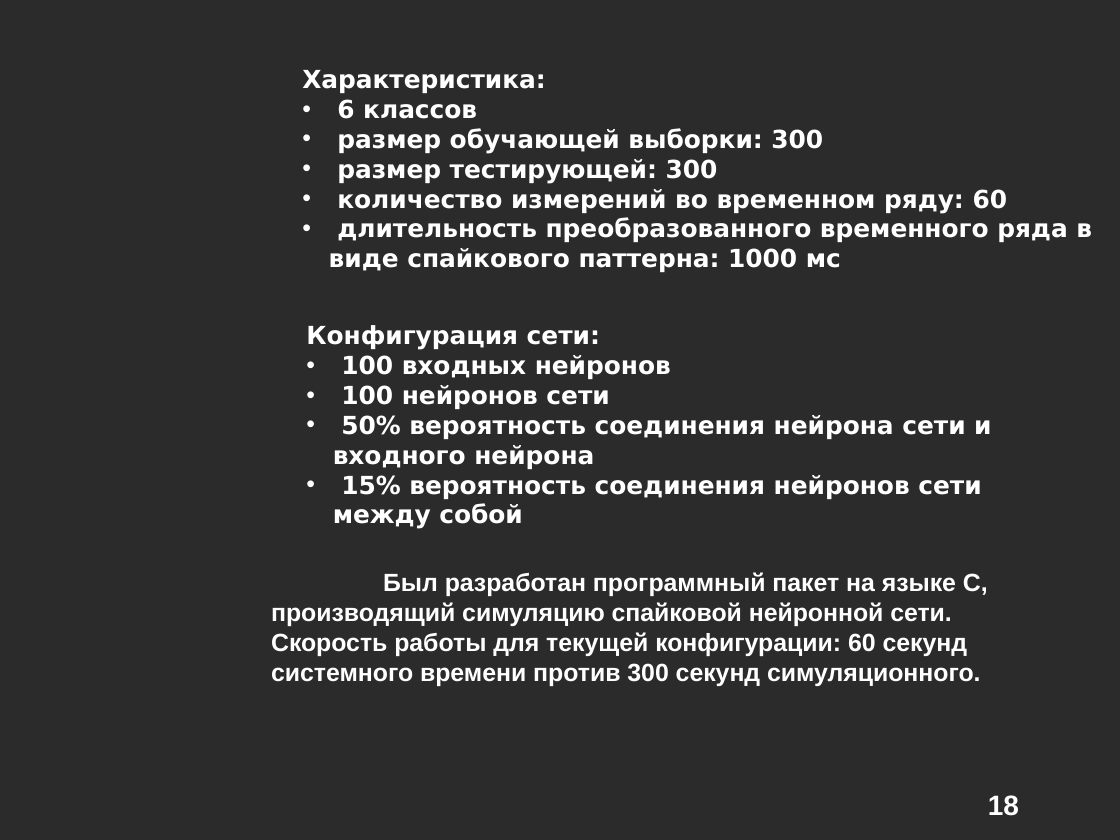
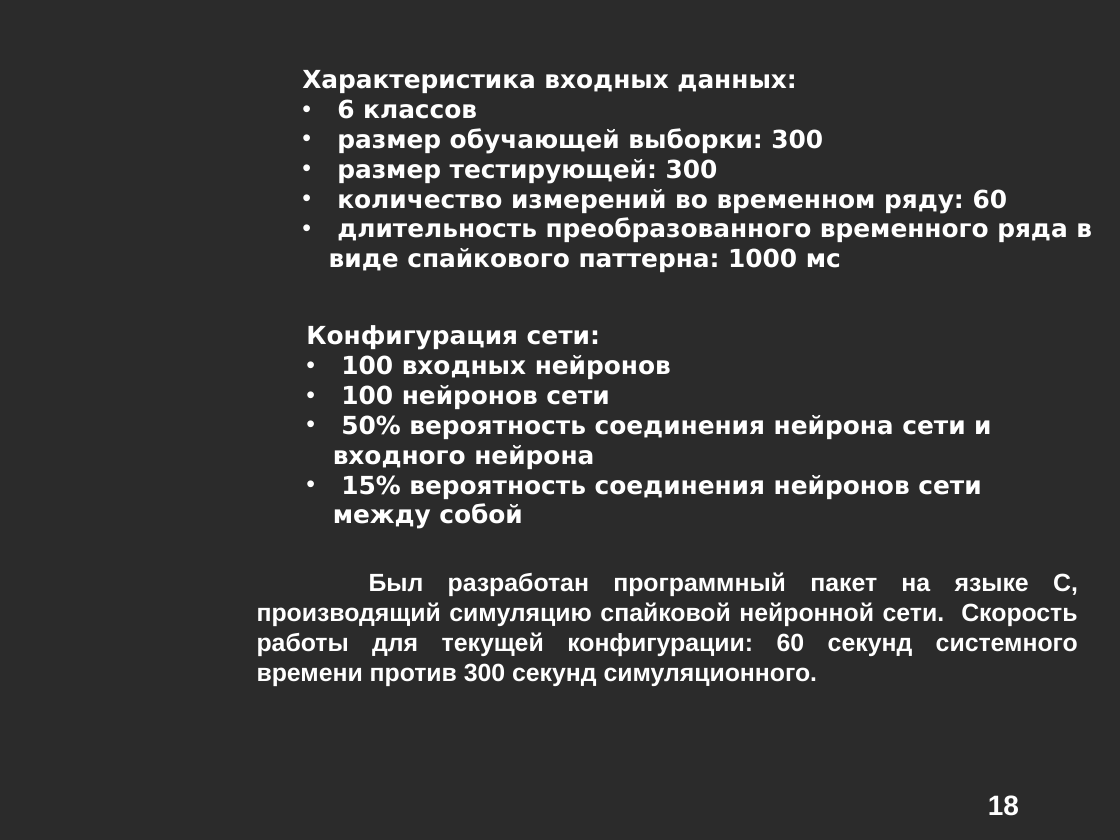
Before and after one commit to alexeyche/alexeyche-junk, a slide deck: slide 18 of cns/doc/conf.ppt. Drawn at 1120x840 pixels with LibreOffice and Linux fonts; fonts in the diff are those of the drawing; background and template pictures are left out; a plain dark background stands for a picture behind light text. Boxes give left, top, right and bottom in pixels: in the first picture for what was removed or moved away, otherwise in the second. Text is boxed around its words. In the diff, an @@ line names an element or a change of style, - is before the commit and + after.

```diff
--- a/cns/doc/conf.ppt
+++ b/cns/doc/conf.ppt
@@ text at [302, 70, 796, 93]: text changed @@
-Характеристика:
+Характеристика входных данных:
@@ text "Был разработан программный пакет на ...": place and size @@
-text "Был разработан программный пакет на ..." at [271, 572, 988, 686]
+text "Был разработан программный пакет на ..." at [257, 572, 1078, 686]
@@ text "Был разработан программный пакет на ..." at [257, 572, 1078, 686]: alignment left to justified; list level 1 to 2 in "Был разработан программный пакет на ..." @@
```
Also in this commit, not shown: 4 other slides changed, 1 other file.
